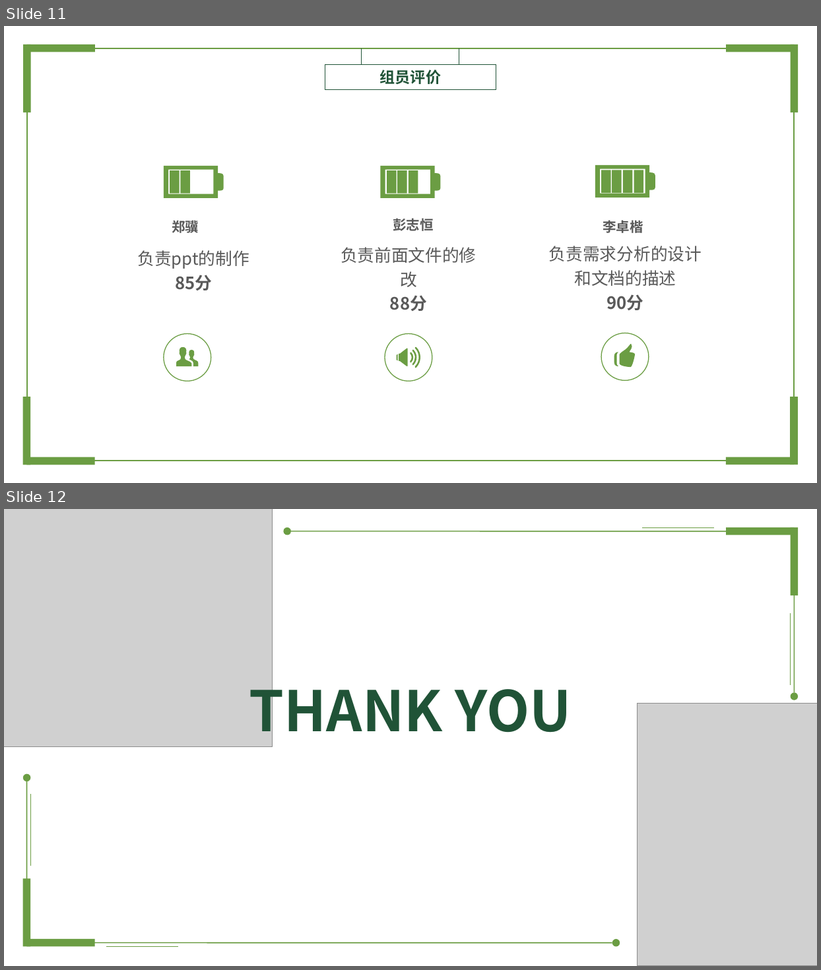
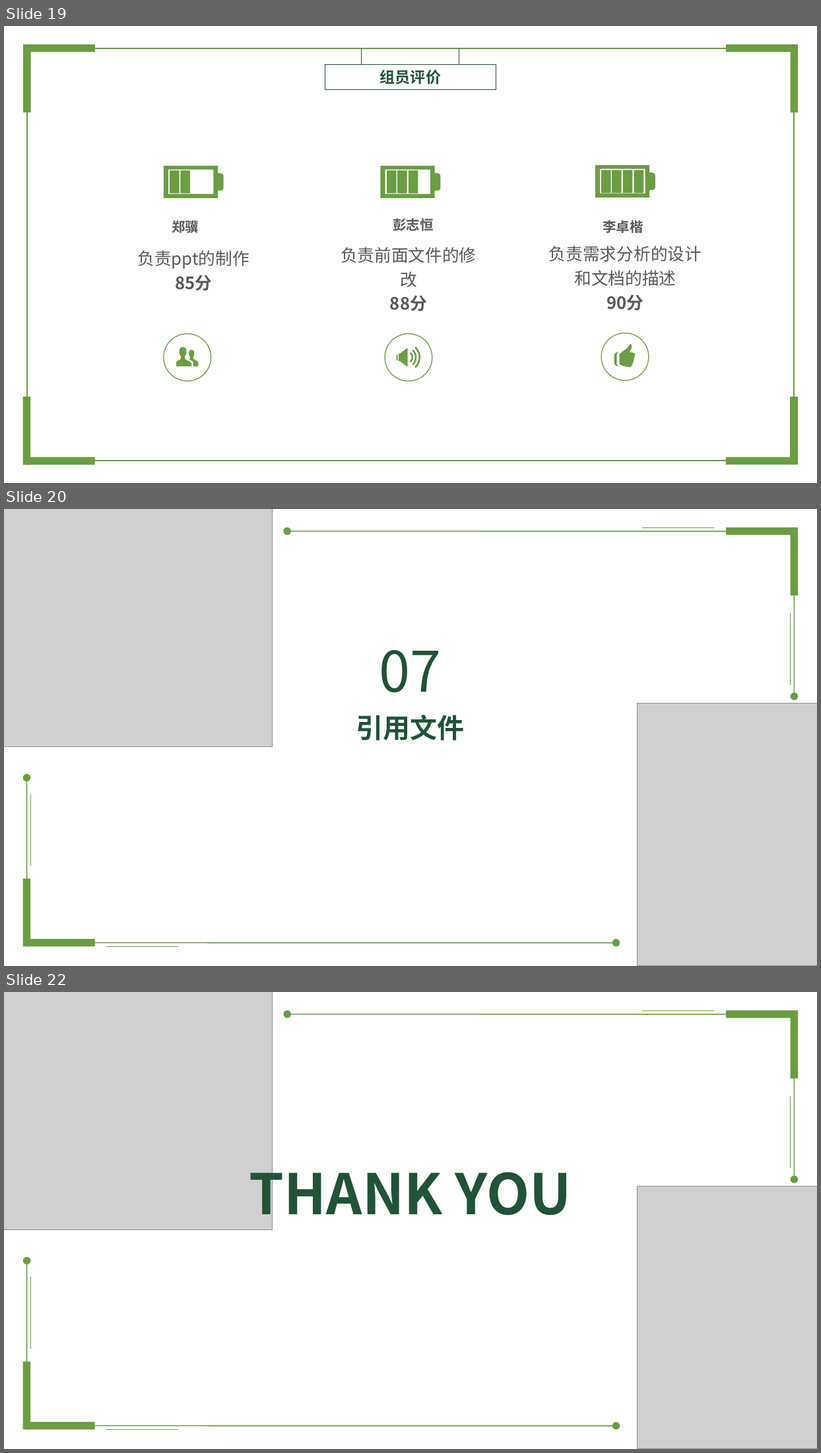
Before and after one commit to lzhokai/-, a slide deck: G13需求分析.pptx. Shown one above the other, each under a label of ours: slides 11 and 12 before the commit, slides 19, 20 and 22 after it; the slides between them are not shown. The pictures are 821x970 and 821x1453 pixels, drawn with LibreOffice and Linux fonts; fonts in the diff are those of the drawing; grey boxes stand for pictures; background and template pictures are left out. Boxes give left, top, right and bottom in pixels: in the first picture for what was removed or moved away, otherwise in the second. Text is boxed around its words. In the diff, an @@ line names an element or a change of style, - is before the commit and + after.

```diff
--- a/G13需求分析.pptx
+++ b/G13需求分析.pptx
@@ slide 20 added at [4, 509, 817, 966], background picture (left out) @@
@@ picture added at [4, 509, 273, 747] @@
@@ line added from (643, 527) to (714, 527), #6B9D43 0.5 pt @@
@@ rectangle added at [726, 527, 795, 535], fill #6B9D43 @@
@@ rectangle added at [791, 527, 798, 595], fill #6B9D43 @@
@@ line added from (791, 613) to (791, 685), #6B9D43 0.5 pt @@
@@ text added at [380, 650, 442, 692], 66 pt, text #205337 @@
+07
@@ picture added at [638, 703, 817, 966] @@
@@ group added at [283, 527, 798, 700]: 2 ellipses, 2 lines @@
@@ text added at [356, 715, 465, 741], 32 pt, text #205337, bold @@
+引用文件
@@ group added at [23, 774, 620, 947]: 2 ellipses, 2 lines @@
@@ line added from (31, 795) to (31, 867), #6B9D43 0.5 pt @@
@@ rectangle added at [23, 879, 30, 947], fill #6B9D43 @@
@@ rectangle added at [26, 940, 95, 947], fill #6B9D43 @@
@@ line added from (106, 947) to (178, 947), #6B9D43 0.5 pt @@
@@ what was slide 11 is now slide 19 @@
@@ what was slide 12 is now slide 22 @@
```
Also in this commit, not shown: 3 slides changed, 9 other slides added, 8 other files.
